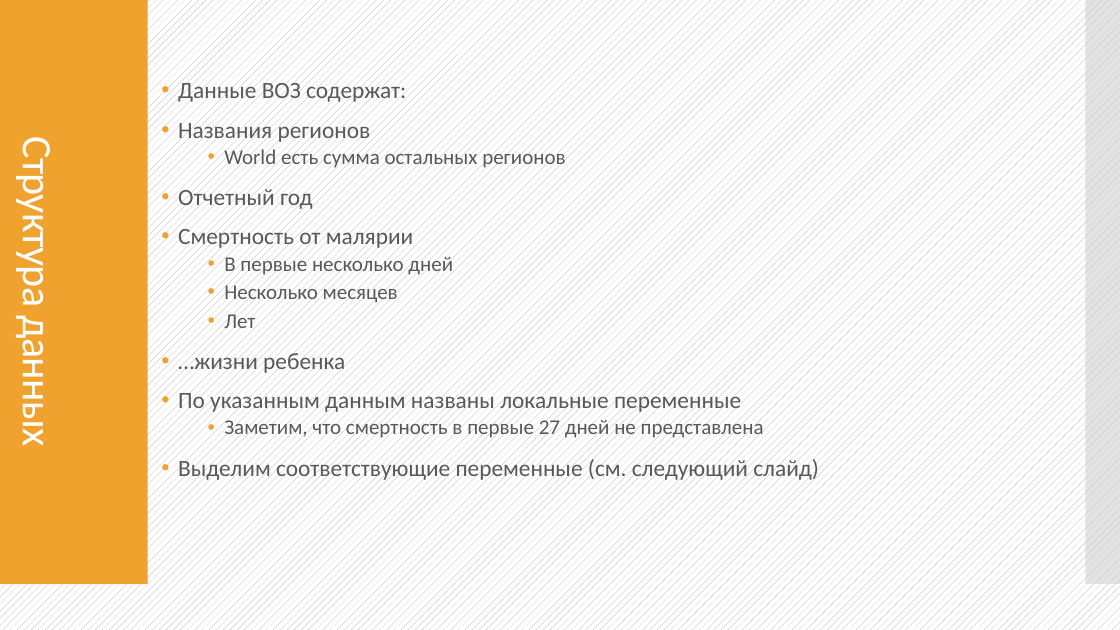
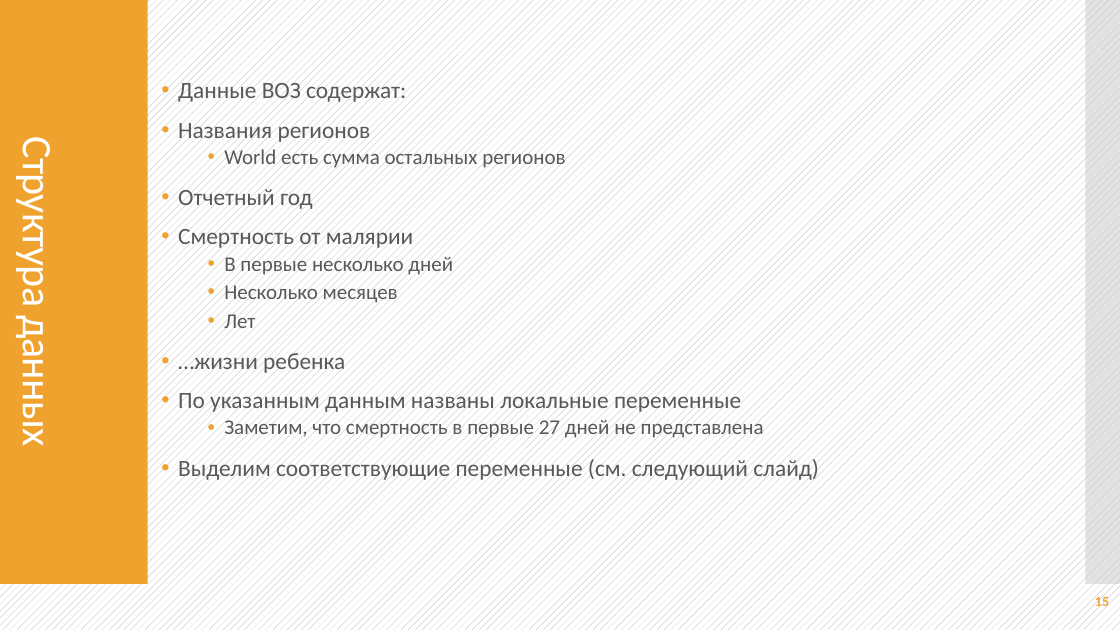
Before and after one commit to Alex-Samarkin/untitled13, a slide deck: slide 15 of 02 NUMPY 2.pptx. Drawn at 1120x630 pixels with LibreOffice and Linux fonts; fonts in the diff are those of the drawing. Boxes give left, top, right and bottom in pixels: in the first picture for what was removed or moved away, otherwise in the second. Text is boxed around its words. In the diff, an @@ line names an element or a change of style, - is before the commit and + after.

```diff
--- a/02 NUMPY 2.pptx
+++ b/02 NUMPY 2.pptx
@@ page number added at (1095,594,1109,606), 12 pt, text #F0A22E, bold @@
+15
```
Also in this commit, not shown: 18 other slides changed, 2 other files.
